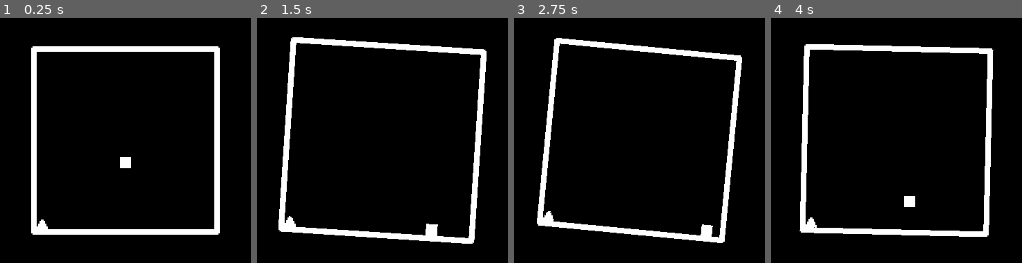
Above: before the commit, frames 1-4 (left to right).
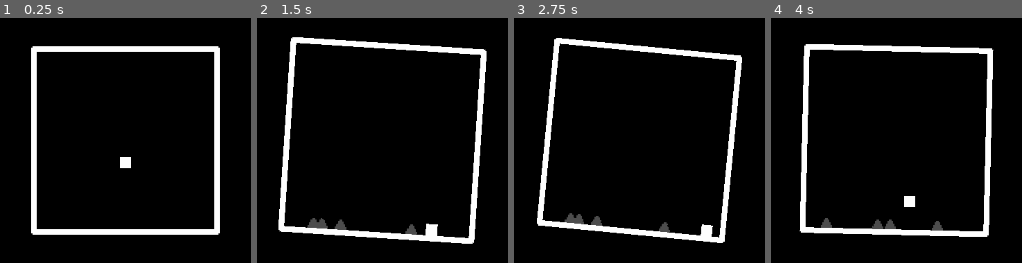
Above: after the commit, the same moments.

Repository: dairycultist/spikebox
Game: Godot game, scene res://world.tscn
Two runs of this game, one before a commit and one after it. Both use one fixed random seed, a clock stepped at 60 frames per second and the inputs below.
Inputs:
- Up to frame 1 (0.25 s): no input
- Up to frame 2 (1.5 s): tap Enter at 0.5 s; hold D (move_right) 0.53-1.28 s; tap Space (jump) at 0.77 s; hold A (move_left) from 1.28 s (still down)
- Up to frame 3 (2.75 s): tap Space (jump) at 1.52 s; release A (move_left) at 2.03 s; hold D (move_right) from 2.03 s (still down)
- Up to frame 4 (4 s): tap Space (jump) at 3.02, 3.77 s; release D (move_right) at 3.53 s; hold A (move_left) from 3.53 s (still down)

The runs differ from the first frame. In frame 1, 0.1% of the frame differs, in the area x 14-20%, y 82-87%; in frame 2, 0.7%, in the area x 10-64%, y 80-89%; in frame 3, 0.6%; in frame 4, 0.6%.

Commit message:
Spikes work

Diff:
--- a/player.gd
+++ b/player.gd
@@ -27,4 +27,6 @@
 	position.y = clamp(position.y, -60, 60)
 
 func on_body_entered(body) -> void:
-	print("a")
+
+	if body.is_in_group("Deadly"):
+		print("Lose!")
--- a/pulse.gd
+++ b/pulse.gd
@@ -2,7 +2,7 @@
 
 signal pulse
 
-var bpm := 80
+var bpm := 80 # 80 lowest, 180 highest
 
 var secs_to_next_pulse := 60.0 / bpm
 var pulse_index := 1
--- /dev/null
+++ b/spike/spike.tscn
@@ -0,0 +1,16 @@
+[gd_scene load_steps=3 format=3 uid="uid://ld1joo6d5a3i"]
+
+[ext_resource type="Texture2D" uid="uid://dydid35novfqj" path="res://spike/spike.png" id="1_8ryga"]
+
+[sub_resource type="RectangleShape2D" id="RectangleShape2D_036b0"]
+size = Vector2(8, 8)
+
+[node name="Spike" type="StaticBody2D" groups=["Deadly"]]
+
+[node name="Sprite" type="Sprite2D" parent="."]
+texture_filter = 1
+texture = ExtResource("1_8ryga")
+
+[node name="Collider" type="CollisionShape2D" parent="."]
+shape = SubResource("RectangleShape2D_036b0")
+disabled = true
--- /dev/null
+++ b/spike_spawner.gd
@@ -0,0 +1,30 @@
+extends Node2D
+
+var SPIKE = preload("res://spike/spike.tscn")
+
+func _ready() -> void:
+	Pulse.pulse.connect(on_pulse)
+
+func on_pulse(i):
+
+	if i == 0:
+
+		modulate = Color(1.0, 1.0, 1.0)
+
+		for spike in get_children():
+			spike.get_node("Collider").disabled = false
+
+	elif i == 1:
+
+		# delete previous spikes
+		for spike in get_children():
+			remove_child(spike)
+			spike.queue_free()
+
+		# spawn new spikes
+		for n in range(0, 4):
+			var spike = SPIKE.instantiate()
+			add_child(spike)
+			spike.position.x = RandomNumberGenerator.new().randi_range(-60, 60)
+
+		modulate = Color(0.3, 0.3, 0.3)
--- a/world.tscn
+++ b/world.tscn
@@ -1,15 +1,12 @@
-[gd_scene load_steps=8 format=3 uid="uid://dkixdaurit63o"]
+[gd_scene load_steps=7 format=3 uid="uid://dkixdaurit63o"]
 
 [ext_resource type="Texture2D" uid="uid://crfw2w474aqsi" path="res://box.png" id="1_f3sb7"]
 [ext_resource type="Script" uid="uid://df11855115q5a" path="res://camera.gd" id="1_fj7yv"]
 [ext_resource type="Script" uid="uid://7qeo043rcd8y" path="res://player.gd" id="3_aqk2v"]
 [ext_resource type="Texture2D" uid="uid://gdji5rqvu40i" path="res://player.png" id="3_tlwt5"]
-[ext_resource type="Texture2D" uid="uid://dydid35novfqj" path="res://spike.png" id="5_036b0"]
+[ext_resource type="Script" uid="uid://ci8l5oq3x1g4d" path="res://spike_spawner.gd" id="5_dwbse"]
 
 [sub_resource type="RectangleShape2D" id="RectangleShape2D_tlwt5"]
-size = Vector2(8, 8)
-
-[sub_resource type="RectangleShape2D" id="RectangleShape2D_036b0"]
 size = Vector2(8, 8)
 
 [node name="World" type="Node2D"]
@@ -23,6 +20,10 @@
 texture_filter = 1
 texture = ExtResource("1_f3sb7")
 
+[node name="SpikeSpawner" type="Node2D" parent="."]
+position = Vector2(0, 60)
+script = ExtResource("5_dwbse")
+
 [node name="Player" type="Node2D" parent="."]
 script = ExtResource("3_aqk2v")
 
@@ -33,13 +34,3 @@
 
 [node name="Collider" type="CollisionShape2D" parent="Player/Body"]
 shape = SubResource("RectangleShape2D_tlwt5")
-
-[node name="Spike" type="StaticBody2D" parent="."]
-position = Vector2(-60, 60)
-
-[node name="Sprite" type="Sprite2D" parent="Spike"]
-texture_filter = 1
-texture = ExtResource("5_036b0")
-
-[node name="Collider" type="CollisionShape2D" parent="Spike"]
-shape = SubResource("RectangleShape2D_036b0")
Renamed: spike.png -> spike/spike.png
Not shown, changed: spike/spike.png.import
Not shown, added: spike_spawner.gd.uid
Not shown, changed: README.md
